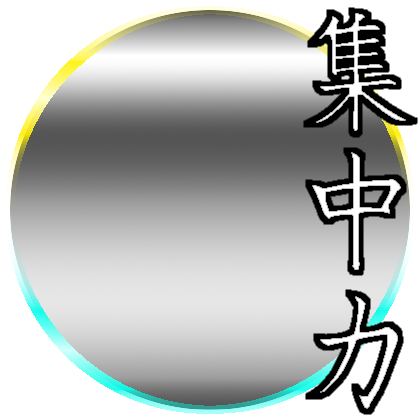
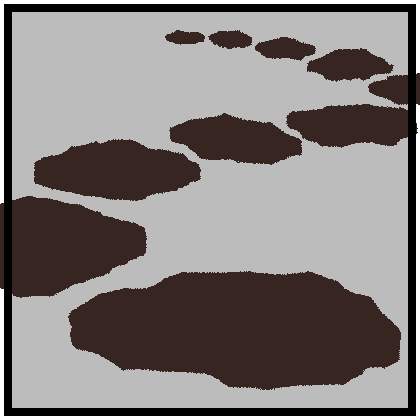
The second (420, 420) image is a revision of the first. Changes to its layers:
showed "レイヤー #1" over [left=4, top=4, right=416, bottom=416]
hid "集 ..." over [left=303, top=7, right=418, bottom=415]
hid "レイヤー #5" over [left=6, top=6, right=414, bottom=285]
hid "レイヤー #4" over [left=6, top=155, right=414, bottom=414]
hid "レイヤー #3" over [left=10, top=10, right=410, bottom=410]
added layer "area_distance.png" above "area_aura.png" over [left=0, top=30, right=420, bottom=390]
showed "背景" over [left=0, top=4, right=420, bottom=416]
